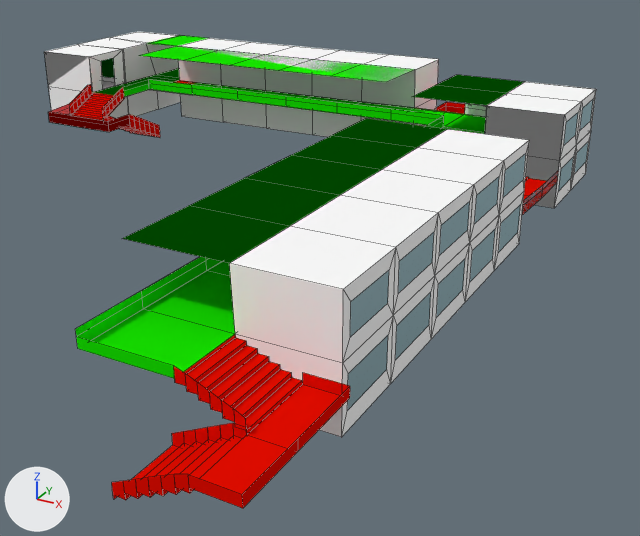
A saved change to the Blender file epit'scape/Assets/Scenes/maps/map/VB.blend.
The view is the same before and after, from a 50 mm lens placed at (-50.2, 3.3, 43.7), pointed at (-89.1, 74.0, 8.4). The axes (+X, +Y, +Z) are drawn at lower left. The lights are the same throughout. Mesh edges are drawn as thin lines.

Before the edit, the objects in view are built like this:
```python
me_cube = bpy.data.meshes.new('Cube')
me_cube.from_pydata(...)  # 750 vertices, 664 faces, 4 loose edges; spans x -9.31..5.0, y -2.07..1.22, z -1.4..1.71
# faces by material slot: [61, 224, 277, 72, 28, 2]
me_cube.materials.append(mat_glass)
me_cube.materials.append(mat_wall)  # white #ffffff
me_cube.materials.append(mat_red_rail)  # red #e70d00
me_cube.materials.append(mat_green_rail)  # green #17e700
me_cube.materials.append(mat_wall_door)  # white #e7e7e7
me_cube.materials.append(mat_board)  # dark green #00640f
# before: 255 (-9.31, 0.3, -1.35) at pixel (52, 122), 272 (-7.7, 0.3, -1.35) at pixel (96, 129), 277 (-7.7, 0.29, 0.21) at pixel (92, 92), 278 (-9.31, 0.3, 1.65) at pixel (44, 51), 281 (-7.7, 0.3, 1.65) at pixel (89, 56)
# before: 284 (-7.7, 0.56, 0.21) at pixel (125, 83), 287 (-7.7, 0.57, 1.65) at pixel (123, 48), 292 (-9.31, 1.08, 1.65) at pixel (138, 31), 293 (-7.7, 1.08, 1.65) at pixel (180, 35)
ob_cube = bpy.data.objects.new('Cube', me_cube)
ob_cube.location = (-93.5, 81.3, 18.0)
ob_cube.scale = (4.77, 24.2, 3.12)
```
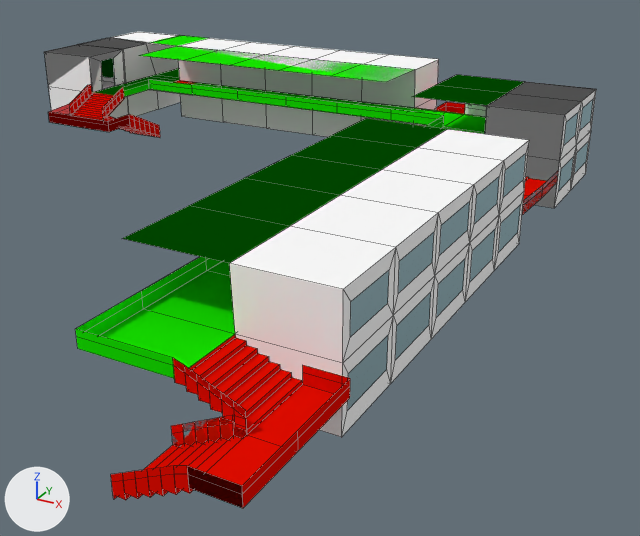
What the commit changed:
me_cube is used by ob_cube; location (-93.5, 81.3, 18.0); scale (4.77, 24.2, 3.12).
Verts and faces of me_cube; kept vertices keep their numbers, new ones are numbered from 750.
me_cube had 750 vertices, 664 faces, 4 loose edges and spanned x -9.31..5.0, y -2.07..1.22, z -1.4..1.71.
me_cube now has 781 vertices, 712 faces, 4 loose edges and spans x -9.31..5.0, y -2.07..1.22, z -1.4..1.71.
Part 1, on me_cube:
27 new vertices lie (0.0, 0.0, 0.16) away from vertices in x 1.92..5.0, y -2.07..-1.62, z -1.03..0.5.
1 new face joins them, mat_green_rail (green #17e700).
28 new faces join them, mat_red_rail (red #e70d00).
13 new faces join them, mat_glass.
1 new face joins them, mat_wall (white #ffffff).
Part 2, on me_cube:
Faces deleted: (255, 272, 281, 278).
New vertex 777 is at (-7.7, 0.47, 0.22), pixel (114, 85).
New vertex 778 is at (-7.7, 0.37, 0.22), pixel (102, 89).
New vertex 779 is at (-7.7, 0.48, 1.37), pixel (113, 58).
New vertex 780 is at (-7.7, 0.38, 1.37), pixel (101, 61).
New faces: (255, 278, 281, 272), (278, 292, 293, 281), (281, 287, 779, 780), (277, 281, 780, 778) (mat_wall (white #ffffff)).
New faces: (277, 778, 777, 284), (284, 777, 779, 287) (mat_glass).

Where the change shows, as pixel boxes (x1, y1, x2, y2) in the pictures (640 x 536 px):
part 1 of me_cube, added (red)
    after: (75, 82, 596, 508)
part 2 of me_cube, built on
    before: (44, 52, 88, 85)
    after: (44, 37, 150, 91)
